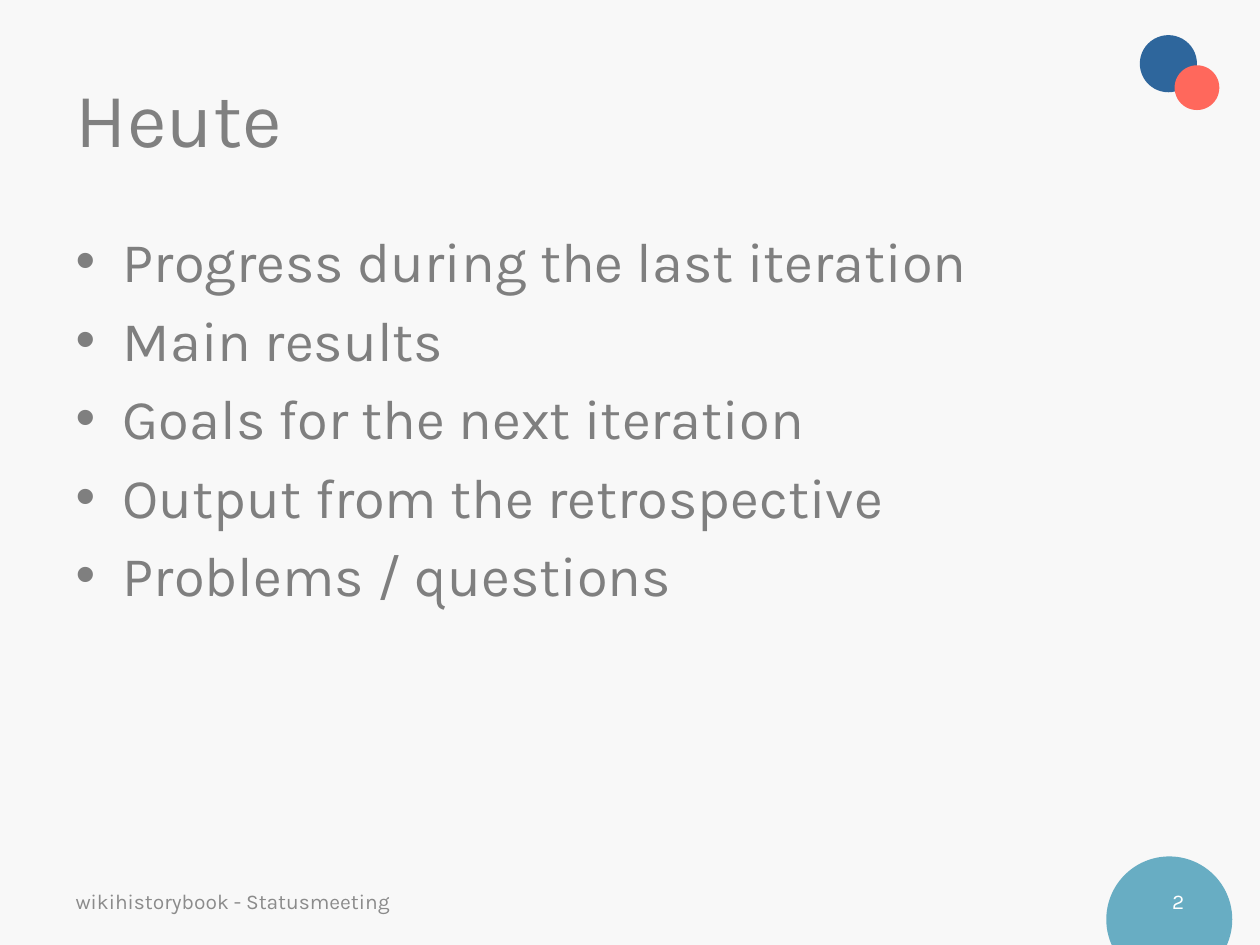
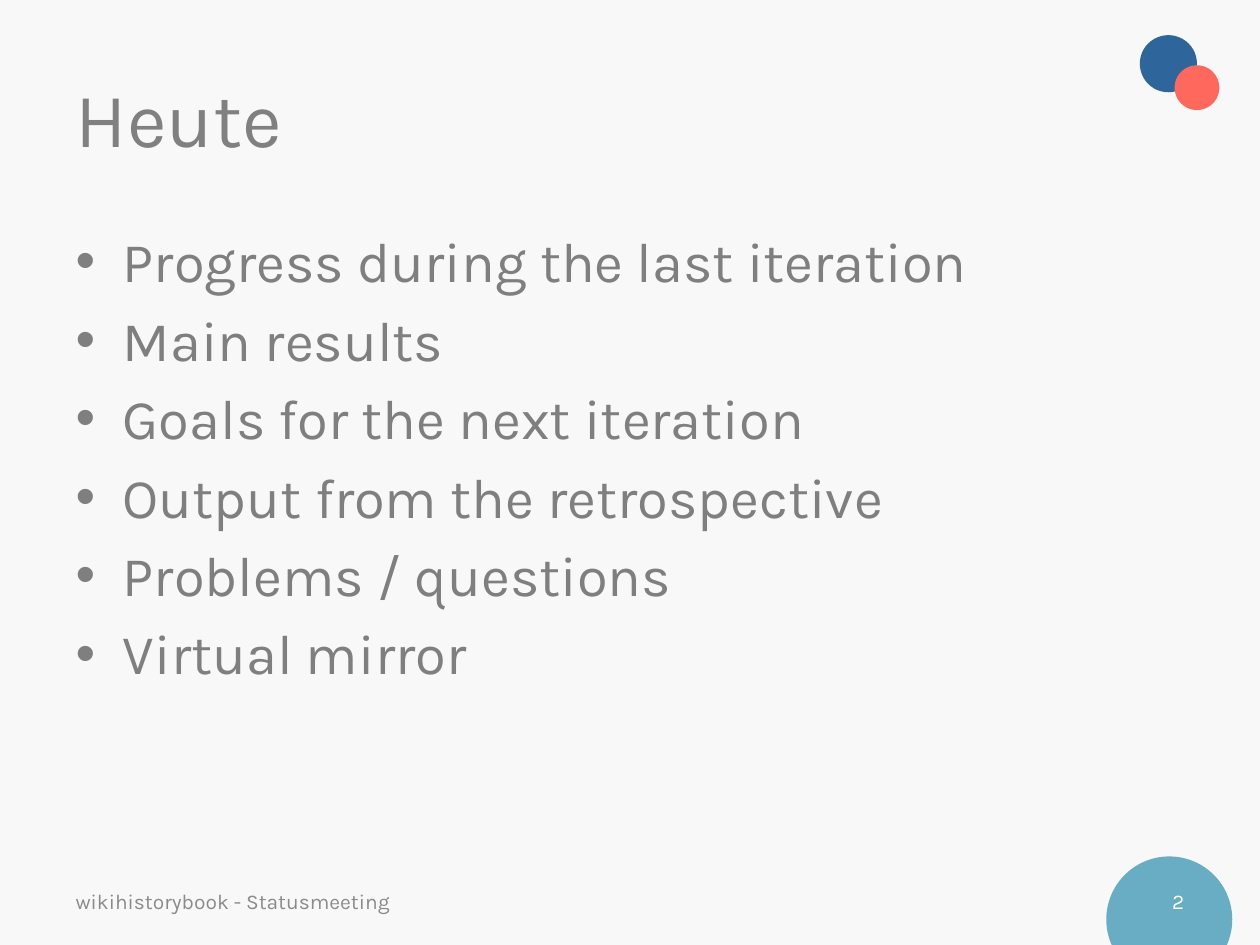
Before and after one commit to neptunehigh/wikihistorybook, a slide deck: slide 2 of administration/Sprint presentations/Presentation_Sprint_2.pptx. Drawn at 1260x945 pixels with LibreOffice and Linux fonts; fonts in the diff are those of the drawing; background and template pictures are left out. Boxes give left, top, right and bottom in pixels: in the first picture for what was removed or moved away, otherwise in the second. Text is boxed around its words. In the diff, an @@ line names an element or a change of style, - is before the commit and + after.

Commit message:
added virtual mirror

```diff
--- a/administration/Sprint presentations/Presentation_Sprint_2.pptx
+++ b/administration/Sprint presentations/Presentation_Sprint_2.pptx
@@ text at bbox=[123, 635, 466, 675]: paragraph added @@
+• Virtual mirror
```
Also in this commit, not shown: 1 other slide changed, 5 slides added.
